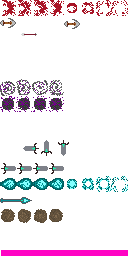
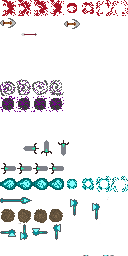
Layers edited between the first and the second (128, 256) image:
painted on "Background" over [0, 197, 128, 256]
